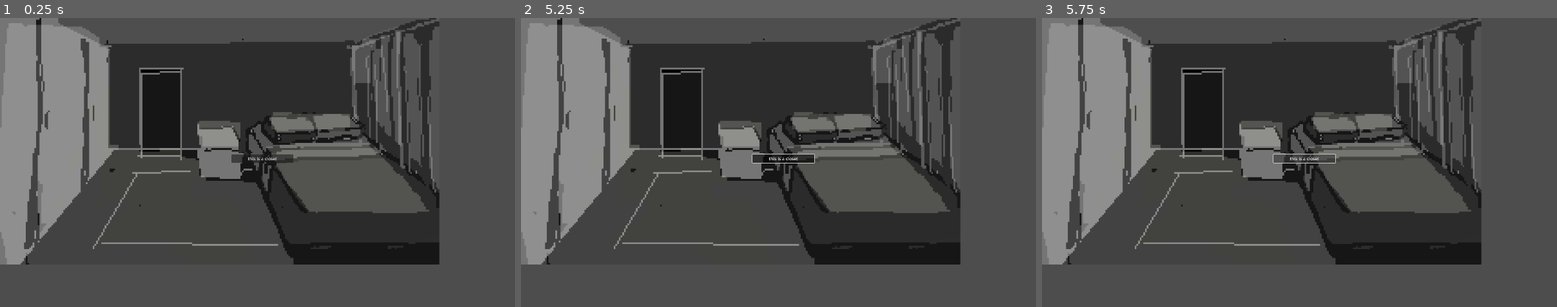
Above: before the commit, frames 1-3 (left to right).
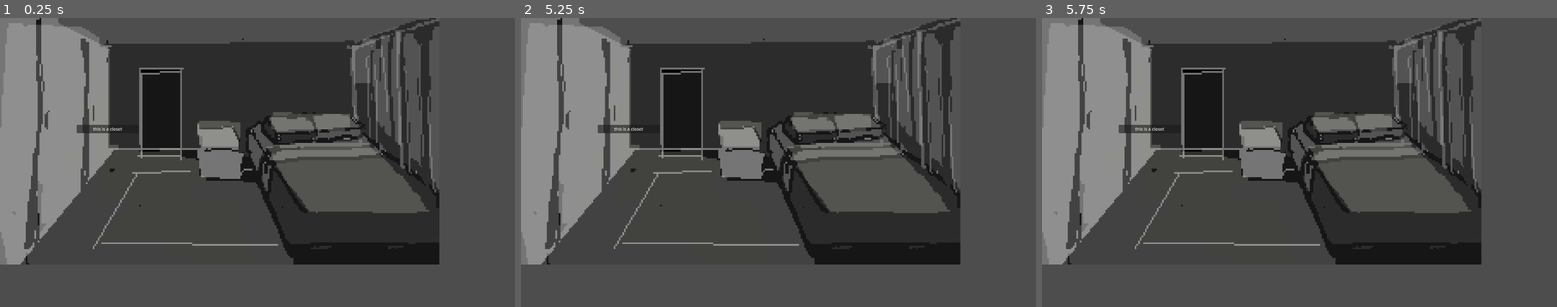
Above: after the commit, the same moments.

Repository: HypotheticalWhale/gamejai-0
Game: Godot game, scene res://Scenes/Bedroom.tscn
Same seed, same stepped clock (60 frames per second), same inputs: the game is played once before the commit and once after it. This scene is started directly instead of the project's main scene.
Inputs (mouse positions are in pixels of both pictures, inside the frame that each line leads up to):
- Up to frame 1 (0.25 s): no input
- Up to frame 2 (5.25 s): tap Enter at 0.5, 2, 3.5 s; move the mouse to (891, 148) at 0.52 s; hold Up (ui_up) 0.53-1.28 s; click (891, 148) at 0.67 s; tap Space at 1.25, 2.75, 4.25 s; move the mouse to (675, 176) at 1.27 s; click (675, 176) at 1.42 s; move the mouse to (830, 98) at 2.02 s; hold Up (ui_up) 2.03-3.53 s; click (830, 98) at 2.17 s; move the mouse to (752, 220) at 2.77 s; click (752, 220) at 2.92 s; move the mouse to (933, 205) at 3.52 s; click (933, 205) at 3.67 s; move the mouse to (624, 119) at 4.27 s; click (624, 119) at 4.42 s; move the mouse to (804, 162) at 5.02 s; click (804, 162) at 5.17 s
- Up to frame 3 (5.75 s): no input

The runs differ from the first frame. In frame 1, 0.4% of the frame differs, in the area x 14-57%, y 36-51%; in frame 2, 0.5%, in the area x 14-58%, y 36-51%; in frame 3, 0.4%.
Error in both runs: Invalid access to property or key 'player_has_key' on a base object of type 'Control (bedroom.gd)'. (res://Scenes/bedroom.gd:6)

Commit message:
even more dialog

Diff:
--- a/Globals.gd
+++ b/Globals.gd
@@ -13,6 +13,8 @@
 var base_fear = 0
 var is_phone_solved = true
 var corridor_count = 0
+var tier_4_corridor_count = 0
+var tier_4_activated = false
 # start unscramble picture variables
 var picture_coord2id = {
 	Vector2(0,0): 0,
--- a/Main.tscn
+++ b/Main.tscn
@@ -38,6 +38,7 @@
 
 [node name="Dialog" type="Label" parent="CanvasLayer"]
 unique_name_in_owner = true
+process_mode = 3
 visible = false
 anchors_preset = 7
 anchor_left = 0.5
--- a/Scenes/Bedroom.tscn
+++ b/Scenes/Bedroom.tscn
@@ -139,10 +139,10 @@
 
 [node name="Closet" type="Button" parent="." index="3"]
 layout_mode = 0
-offset_left = 863.0
-offset_top = 510.0
-offset_right = 1094.0
-offset_bottom = 541.0
+offset_left = 286.0
+offset_top = 399.0
+offset_right = 517.0
+offset_bottom = 430.0
 text = "this is a closet"
 
 [connection signal="pressed" from="ScrambledPicture/ExitPicture" to="." method="_on_exit_picture_pressed"]
--- a/Scenes/bedroom.gd
+++ b/Scenes/bedroom.gd
@@ -26,7 +26,6 @@
 	# id 8 represents gap
 	if Globals.picture_coord2id[tile_coord] == Globals.gap_id:
 		return Vector2(-1,-1)
-	print("getting gap")
 	for direction in [Vector2.RIGHT, Vector2.UP, Vector2.LEFT, Vector2.DOWN]:
 		var adjacent_coord = tile_coord + direction
 		if adjacent_coord not in Globals.picture_coord2id.keys():
@@ -67,6 +66,7 @@
 	print(ordered_picture)
 	if current_picture == ordered_picture:
 		%IsSolved.text = "solved"
+
 		return true
 
 	%IsSolved.text = "not solved"
@@ -99,7 +99,15 @@
 		else:
 			print("not sliding")
 		Globals.is_picture_unscrambled = get_is_picture_unscrambled()
+		if Globals.is_picture_unscrambled:
+			get_tree().current_scene.stage -= 1
+			for tile in %ScrambledPictureTiles.get_children():
+				tile.input_pickable = false
 
+			dialog.visible = true
+			dialog.text = Globals.dialog_data["COMPLETION OF PUZZLE"]
+			await get_tree().create_timer(3).timeout
+			dialog.visible = false
 
 func update_picture_id2coord():
 	for coord in Globals.picture_coord2id:
--- a/Scenes/corridor.gd
+++ b/Scenes/corridor.gd
@@ -4,6 +4,10 @@
 
 func _ready() -> void:
 	Globals.corridor_count += 1
+	if Globals.tier_4_activated:
+		Globals.tier_4_corridor_count += 1
+
+	print("t4corr: ", Globals.tier_4_corridor_count)
 
 	# first time in corridor
 	if Globals.corridor_count == 1:
@@ -11,29 +15,84 @@
 		dialog.text = Globals.dialog_data["CORRIDOR DIALOGUE (NECESSARY, TO SET SCENE FOR TIER 2)"]
 		await get_tree().create_timer(6).timeout
 		dialog.visible = false
+		return
 
-	# first time entering corridor after solving something
-	if (!Globals.is_picture_unscrambled and !Globals.is_phone_solved) and Globals.corridor_count > 3:
+	# didnt solve anything
+	if (!Globals.is_picture_unscrambled and !Globals.is_phone_solved):
 		dialog.visible = true
 		dialog.text = Globals.dialog_data["CORRIDOR DIALOGUE (UPON ENTERING CORRIDOR FOR SECOND TIME, CALL INCOMPLETE– HINT!)"]
 		await get_tree().create_timer(6).timeout
 		dialog.visible = false
+		return
 
 	# havent solved picture
-	if (!Globals.is_picture_unscrambled and Globals.is_phone_solved) and Globals.corridor_count > 3:
+	if (!Globals.is_picture_unscrambled and Globals.is_phone_solved):
+		dialog.visible = true
+		dialog.text = Globals.dialog_data["CORRIDOR DIALOGUE (NECESSARY, TO SET SCENE FOR TIER 3)"]
+		await get_tree().create_timer(6).timeout
+		dialog.visible = false
+
+		await get_tree().create_timer(3).timeout
+
 		dialog.visible = true
 		dialog.text = Globals.dialog_data["CORRIDOR DIALOGUE (UPON ENTERING CORRIDOR FOR SECOND TIME, CALL INCOMPLETE– HINT!)"]
 		await get_tree().create_timer(6).timeout
 		dialog.visible = false
+		return
 
-	# havent solved phone for 2 rounds
-	if (Globals.is_picture_unscrambled and !Globals.is_phone_solved) and Globals.corridor_count > 3:
+	# havent solved phone
+	if (Globals.is_picture_unscrambled and !Globals.is_phone_solved):
+		dialog.visible = true
+		dialog.text = Globals.dialog_data["CORRIDOR DIALOGUE (NECESSARY, TO SET SCENE FOR TIER 3)"]
+		await get_tree().create_timer(6).timeout
+		dialog.visible = false
+
+		await get_tree().create_timer(3).timeout
+
 		dialog.visible = true
 		dialog.text = Globals.dialog_data["CORRIDOR DIALOGUE (UPON ENTERING CORRIDOR FOR SECOND TIME, PICTURE INCOMPLETE– HINT!)"]
 		await get_tree().create_timer(6).timeout
 		dialog.visible = false
+		return
 
-	dialog.visible = true
-	dialog.text = Globals.dialog_data["CORRIDOR DIALOGUE (UPON ENTERING CORRIDOR FOR SECOND TIME, CALL INCOMPLETE– HINT!)"]
-	await get_tree().create_timer(6).timeout
-	dialog.visible = false
+	# solved both, enter tier 4
+	if (Globals.is_picture_unscrambled and Globals.is_phone_solved):
+		dialog.visible = true
+		dialog.text = Globals.dialog_data["CORRIDOR DIALOGUE (NECESSARY, TO SET SCENE FOR TIER 4)"]
+		await get_tree().create_timer(6).timeout
+		dialog.visible = false
+		Globals.tier_4_activated = true
+		return
+
+		# solved both, enter tier 4
+	if (Globals.is_picture_unscrambled and Globals.is_phone_solved and Globals.tier_4_corridor_count == 0):
+		dialog.visible = true
+		dialog.text = Globals.dialog_data["CORRIDOR DIALOGUE (NECESSARY, TO SET SCENE FOR TIER 4)"]
+		await get_tree().create_timer(6).timeout
+		dialog.visible = false
+		Globals.tier_4_activated = true
+		return
+
+	# tier 4 first loop
+	if Globals.tier_4_corridor_count == 1:
+		dialog.visible = true
+		dialog.text = Globals.dialog_data["DIALOGUE 1 (TRIGGERED BY ENTERING CORRIDOR SECOND TIME)"]
+		await get_tree().create_timer(6).timeout
+		dialog.visible = false
+		return
+
+	# tier 4 second loop
+	if Globals.tier_4_corridor_count == 2:
+		dialog.visible = true
+		dialog.text = Globals.dialog_data["DIALOGUE 2 (TRIGGERED BY ENTERING CORRIDOR THIRD TIME)"]
+		await get_tree().create_timer(6).timeout
+		dialog.visible = false
+		return
+
+	# tier 4 third loop
+	if Globals.tier_4_corridor_count == 3:
+		dialog.visible = true
+		dialog.text = Globals.dialog_data["DIALOGUE 3 (TRIGGERED BY ENTERING CORRIDOR FOURTH TIME)"]
+		await get_tree().create_timer(6).timeout
+		dialog.visible = false
+		return
